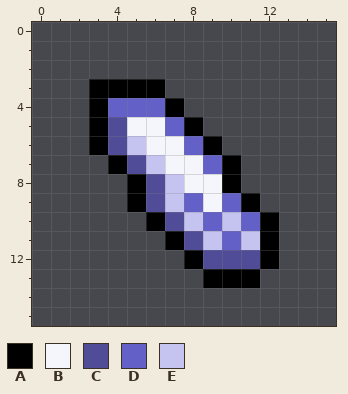
One commit to this pixel-art sprite: items/generic/crafting/isotopes/neptuniumore.png. Above, as it was before the edit.
The file is 16x16 pixels.
Palette (. is transparent): A #000000  B #f5f5fc  C #514c98  D #6360c7  E #c5c3f0
After the commit:
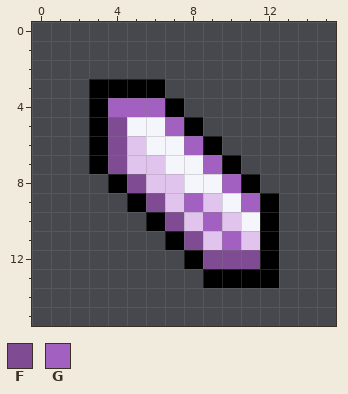
Colours new in this view: F #7f4b92  G #a261c0
What changed:
colour E: #c5c3f0 -> #e1c4ed
Changed rows in their new state; - is a pixel that keeps its letter.
first column x 3:
 4 -GGG------
 5 -F--G-----
 6 -F---G----
 7 AFE---G---
 8 -AFE---GA-
 9 ---F-GEBGA
10 ----F-G-B-
11 -----F-G--
12 ------FFF-
13 ---------A
Boxes around the changes in both pictures, in picture pixels (x1, y1, x2, y2):
changed: (89, 98, 279, 288)
